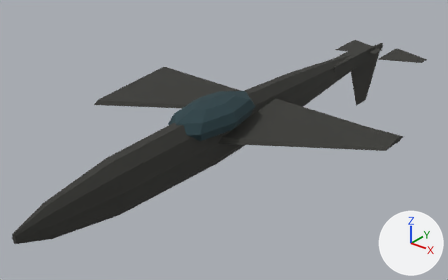
A saved change to the glTF model game/assets/units/jaguar_Destroyed.glb.
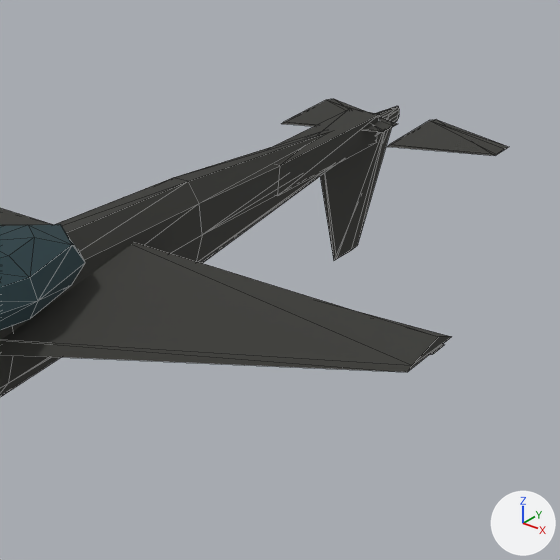
There are two pictures of each version: one whole from a 50 mm camera at (9.87, -13.87, 9.01) aimed at (-0.63, -0.75, 0.88), one close up on the part from 49% to 100% of the width and 0% to 81% of the height. Every picture has the same lights, and +X, +Y and +Z are marked at lower right. The first two pictures are the older version. The close-ups show mesh edges as thin lines. Where no turn or scale is listed for an object, it has been applied to the vertices.

In view in the first close-up: 'Cockpit', 'Elevator_L', 'Elevator_R', 'Fuselage', 'Rudder', 'TailBoom', 'Wing_R' and 1 more.
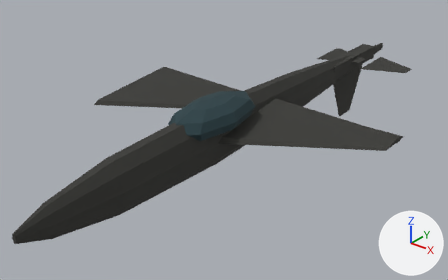
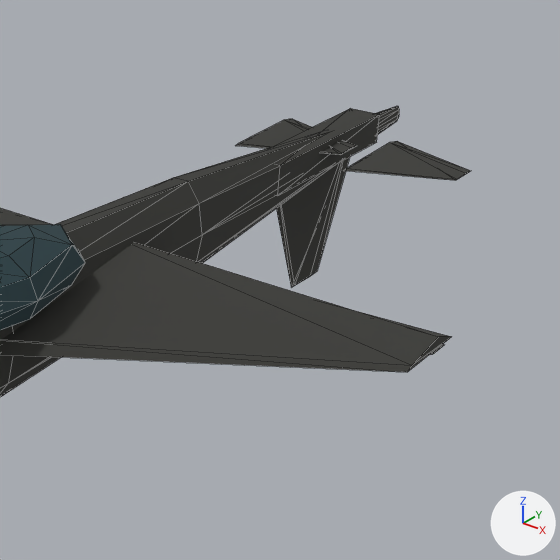
Where the change shows, as pixel boxes (x1, y1, x2, y2) in the close-ups (560 x 560 px):
```json
{"object": "Rudder", "change": "moved", "before": [320, 127, 392, 260], "after": [276, 157, 350, 287]}
{"object": "Elevator_R", "change": "moved", "before": [387, 120, 508, 156], "after": [344, 141, 470, 180]}
{"object": "Elevator_L", "change": "moved", "before": [281, 99, 397, 132], "after": [236, 119, 356, 155]}
```

Scene script edits in JSON lines:
```json
{"op": "set", "path": "ob_elevator_l.location", "old": "(-0.87, 7.01, 1.91)", "new": "(-0.87, 5.68, 1.91)"}
{"op": "set", "path": "ob_elevator_r.location", "old": "(0.87, 7.01, 1.91)", "new": "(0.87, 5.68, 1.91)"}
{"op": "set", "path": "ob_rudder.location", "old": "(0.0, 7.01, 1.81)", "new": "(0.0, 5.68, 1.81)"}
```
